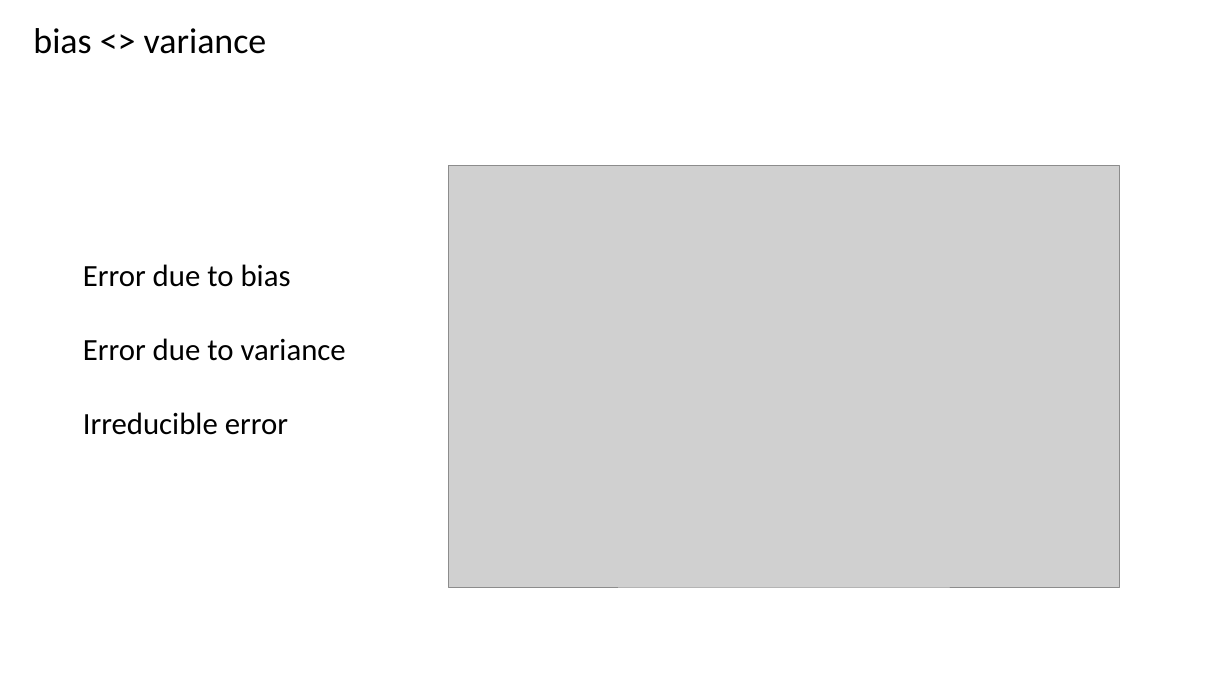
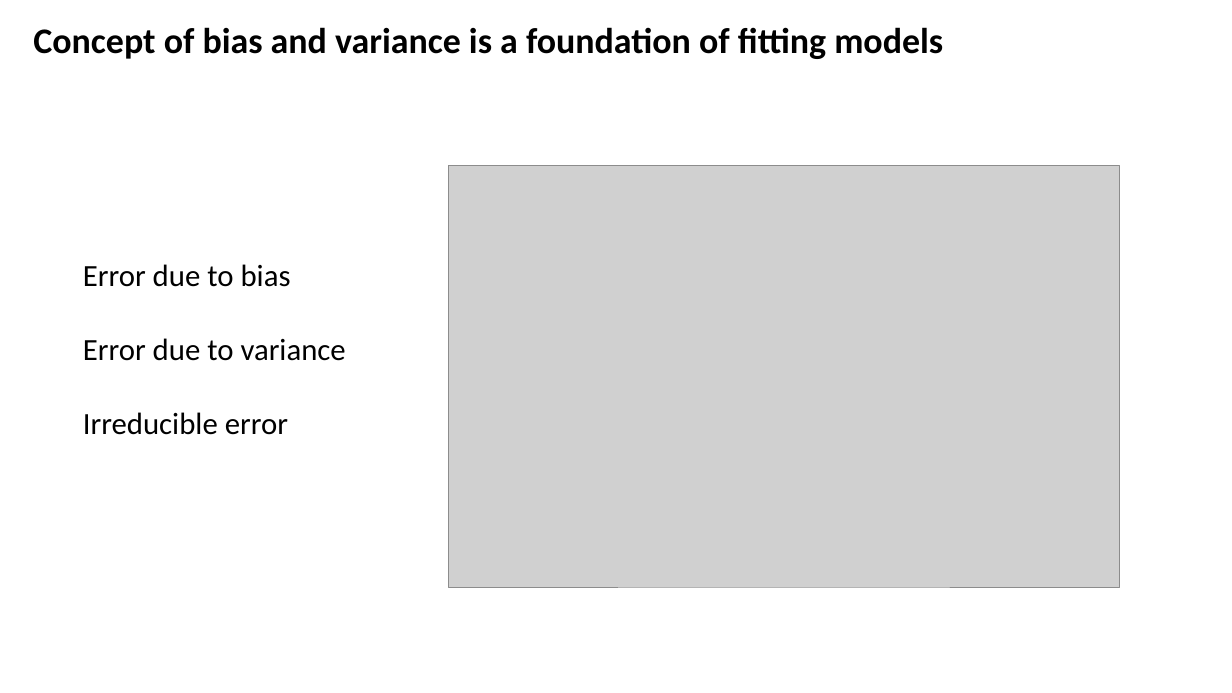
Before and after one commit to CompOmics/ML_AI_Analytical_Chemistry_Course, a slide deck: slide 10 of 03_Evaluation/slides/3_3_ensemble_learning.pptx. Drawn at 1232x693 pixels with LibreOffice and Linux fonts; fonts in the diff are those of the drawing; grey boxes stand for pictures. Boxes give left, top, right and bottom in pixels: in the first picture for what was removed or moved away, otherwise in the second. Text is boxed around its words. In the diff, an @@ line names an element or a change of style, - is before the commit and + after.

```diff
--- a/03_Evaluation/slides/3_3_ensemble_learning.pptx
+++ b/03_Evaluation/slides/3_3_ensemble_learning.pptx
@@ text at (x1=33, y1=27, x2=943, y2=59): text changed; bold on @@
-bias <> variance
+Concept of bias and variance is a foundation of fitting models
```
Also in this commit, not shown: 16 other slides changed, 8 other files.
